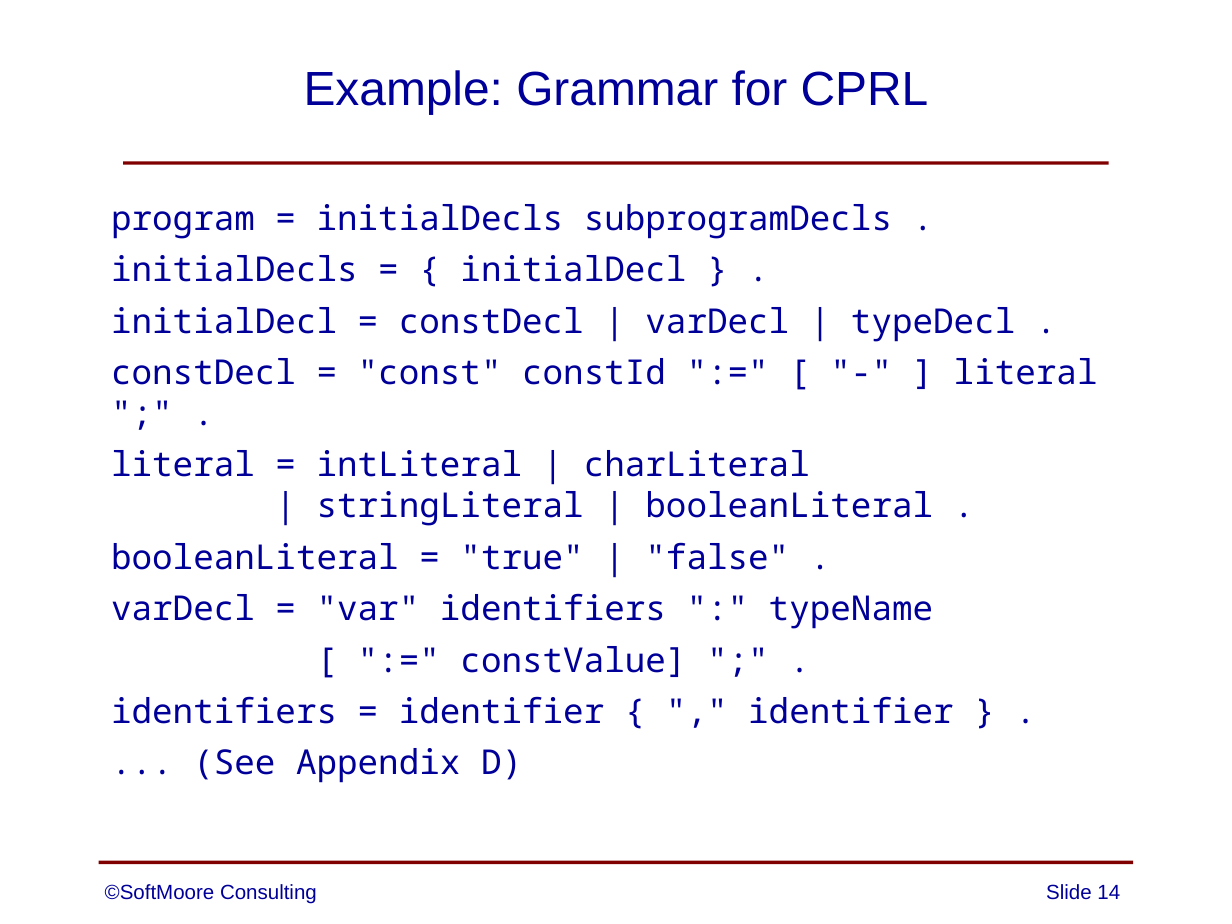
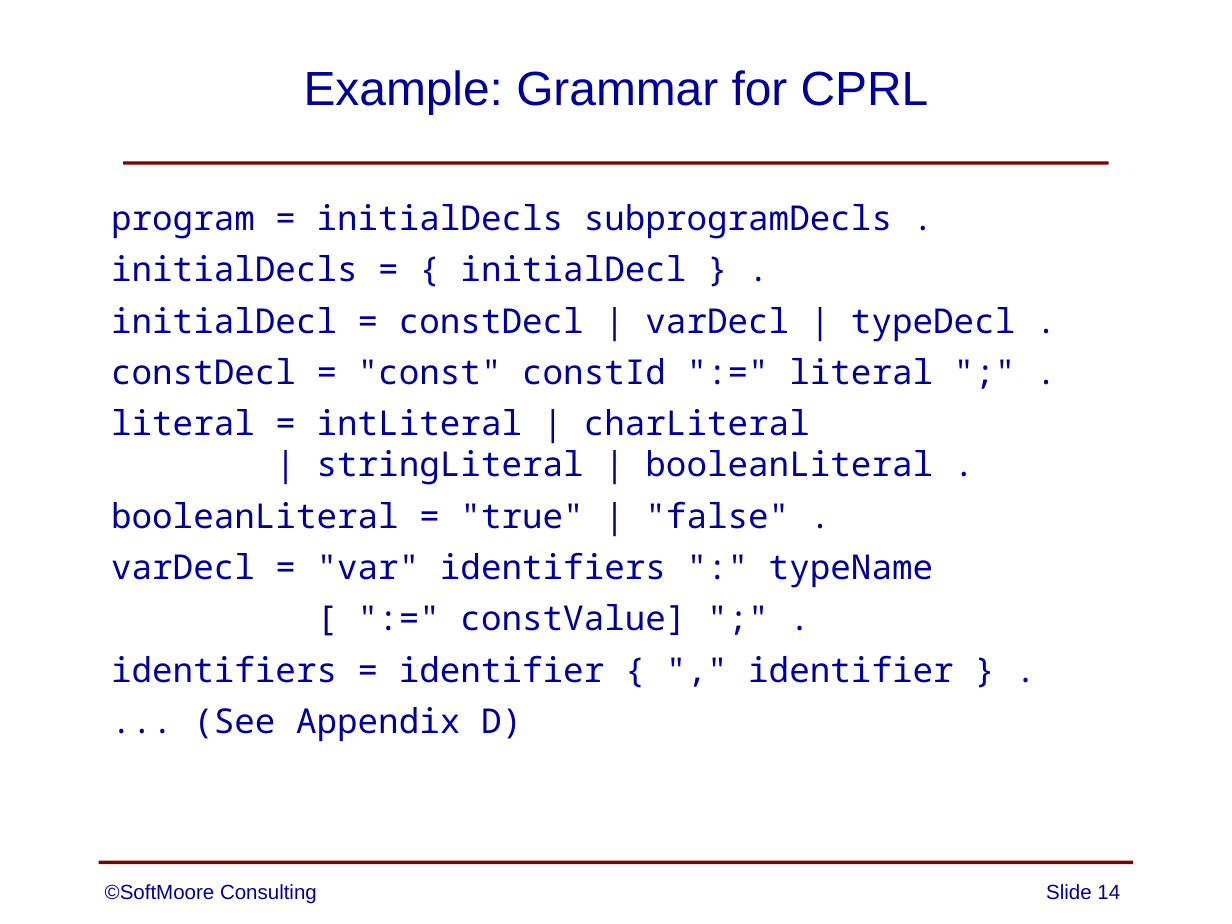
Before and after one commit to SoftMoore/CPRL-Java-3rd, a slide deck: slide 14 of PowerPoints/03 - Context-Free Grammars.pptx. Drawn at 1232x924 pixels with LibreOffice and Linux fonts; fonts in the diff are those of the drawing. Boxes give left, top, right and bottom in pixels: in the first picture for what was removed or moved away, otherwise in the second. Text is boxed around its words. In the diff, an @@ line names an element or a change of style, - is before the commit and + after.

```diff
--- a/PowerPoints/03 - Context-Free Grammars.pptx
+++ b/PowerPoints/03 - Context-Free Grammars.pptx
@@ text at (111, 358, 933, 385): text changed @@
-constDecl = "const" constId ":=" [ "-" ] literal ";" .
+constDecl = "const" constId ":=" literal ";" .
```
Also in this commit, not shown: 3 other slides changed.
